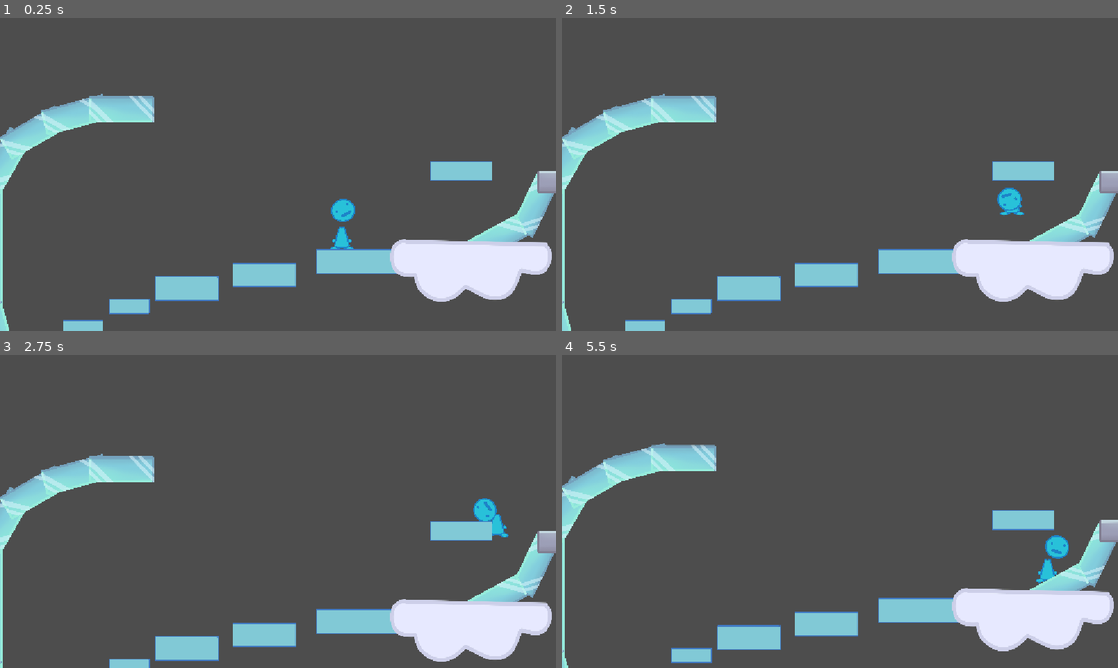
Above: before the commit, frames 1-4 (two rows, left to right).
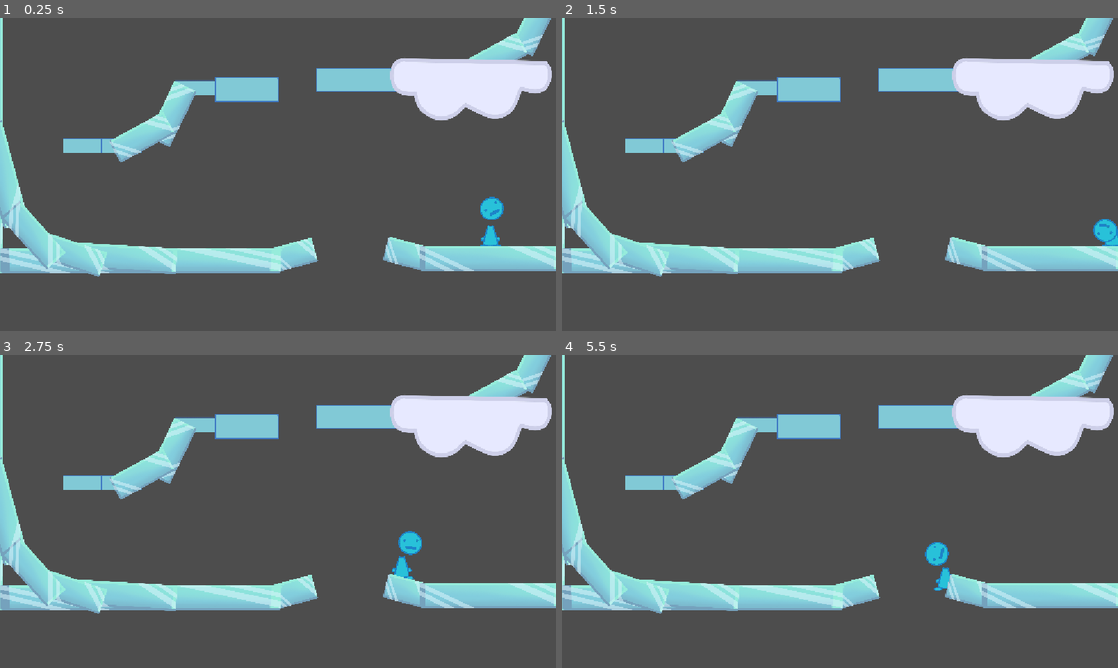
Above: after the commit, the same moments.

Repository: average4136/head-over-heels-game
Game: Godot game, scene res://Scenes/Level scenes/ice_section.tscn
The game is run twice, just before and just after one commit, with the same random seed, the same clock (stepped at 60 frames per second) and the same inputs. This scene is started directly instead of the project's main scene.
Inputs:
- Up to frame 1 (0.25 s): no input
- Up to frame 2 (1.5 s): tap Enter (ui_accept) at 0.5 s; hold D (move_right) from 0.53 s (still down); tap Space (jump) at 0.77 s
- Up to frame 3 (2.75 s): tap Space (jump) at 1.52 s; release D (move_right) at 2.03 s; hold A (move_left) from 2.03 s (still down)
- Up to frame 4 (5.5 s): release A (move_left) at 2.78 s; hold D (move_right) 2.78-4.28 s; tap Space (jump) at 3.02, 3.77, 4.52 s; hold A (move_left) 4.28-5.03 s; hold D (move_right) from 5.03 s (still down)

The runs differ from the first frame. In frame 1, 28% of the frame differs, in the area x 0-100%, y 0-100%; in frame 2, 28%; in frame 3, 28%; in frame 4, 29%.

Commit message:
balancing and updates to ice level beginning

Diff:
--- a/Scenes/Level scenes/ice_section.tscn
+++ b/Scenes/Level scenes/ice_section.tscn
@@ -27,7 +27,7 @@
 shape = SubResource("WorldBoundaryShape2D_oskd4")
 
 [node name="Guy" parent="." unique_id=1796156875 instance=ExtResource("2_7d2j5")]
-position = Vector2(264, -768)
+position = Vector2(880, -16)
 
 [node name="StaticBody2D" parent="." unique_id=1447629716 instance=ExtResource("4_k0s5y")]
 position = Vector2(479.99997, 15.999993)
@@ -43,26 +43,15 @@
 scale = Vector2(0.63516, 0.6)
 
 [node name="Blue_block4" parent="." unique_id=23454002 instance=ExtResource("1_i0ptw")]
-position = Vector2(-376, -576)
-
-[node name="Blue_block5" parent="." unique_id=223574707 instance=ExtResource("1_i0ptw")]
-position = Vector2(-56, -632)
+position = Vector2(-128, -648)
 
 [node name="Blue_block6" parent="." unique_id=1384170651 instance=ExtResource("1_i0ptw")]
 position = Vector2(328, -688)
 scale = Vector2(1.2800006, 1)
 
-[node name="StaticBody2D3" parent="." unique_id=1413809715 instance=ExtResource("4_k0s5y")]
-position = Vector2(-918.99994, 57.000004)
-scale = Vector2(22.720001, 5)
-
 [node name="StaticBody2D4" parent="." unique_id=1767213189 instance=ExtResource("4_k0s5y")]
 position = Vector2(-1190, -825)
 rotation = 1.5707964
-scale = Vector2(22.720001, 5)
-
-[node name="StaticBody2D9" parent="." unique_id=1488552054 instance=ExtResource("4_k0s5y")]
-position = Vector2(-918.99994, 57.000004)
 scale = Vector2(22.720001, 5)
 
 [node name="StaticBody2D10" parent="." unique_id=2127219765 instance=ExtResource("4_k0s5y")]
@@ -86,6 +75,15 @@
 [node name="StaticBody2D6" parent="." unique_id=100221925 instance=ExtResource("4_k0s5y")]
 position = Vector2(832, -743.99994)
 rotation = -0.49741888
+
+[node name="StaticBody2D7" parent="." unique_id=1275948232 instance=ExtResource("4_k0s5y")]
+position = Vector2(16, 48)
+rotation = -0.2617994
+scale = Vector2(3.4314842, 5)
+
+[node name="StaticBody2D3" parent="." unique_id=1413809715 instance=ExtResource("4_k0s5y")]
+position = Vector2(-918.99994, 57.000004)
+scale = Vector2(22.720001, 5)
 
 [node name="Cloud block" parent="." unique_id=532234708 instance=ExtResource("3_7d2j5")]
 position = Vector2(792, -640)
@@ -137,5 +135,17 @@
 scale = Vector2(0.9723535, 0.82164687)
 
 [node name="Blue_block7" parent="." unique_id=87445004 instance=ExtResource("1_i0ptw")]
-position = Vector2(-616, -504)
+position = Vector2(-344, -656)
 scale = Vector2(0.63516, 0.6)
+
+[node name="Blue_block5" parent="." unique_id=905687958 instance=ExtResource("1_i0ptw")]
+position = Vector2(-648, -416)
+scale = Vector2(0.63516, 0.6)
+
+[node name="StaticBody2D8" parent="." unique_id=812497632 instance=ExtResource("4_k0s5y")]
+position = Vector2(-472, -480.00006)
+rotation = -1.118756
+
+[node name="StaticBody2D9" parent="." unique_id=267509723 instance=ExtResource("4_k0s5y")]
+position = Vector2(-632, -415.99997)
+rotation = -0.49741888
